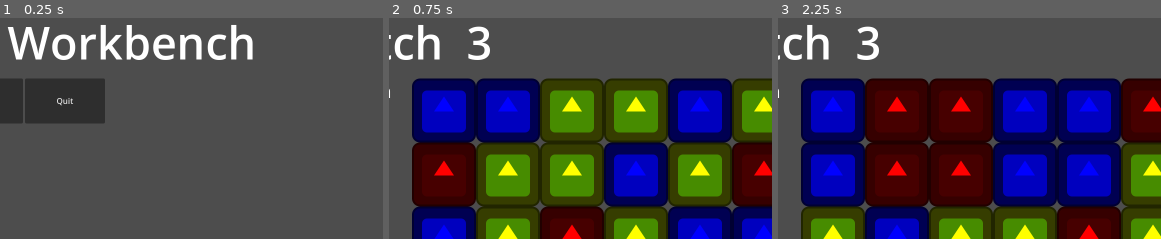
Above: before the commit, frames 1-3 (left to right).
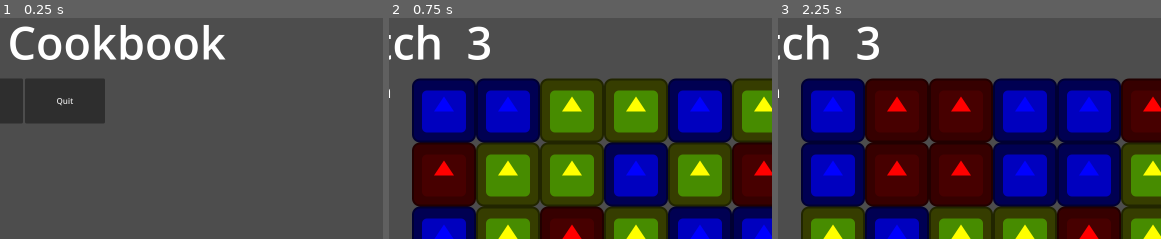
Above: after the commit, the same moments.

Repository: Thorpas/Godot-4-Cookbook
Game: Godot game, scene res://Start.tscn
Two runs of this game, one before a commit and one after it. Both use one fixed random seed, a clock stepped at 60 frames per second and the inputs below. The engine's default icon, where the game draws it, is replaced by a stand-in: a white triangle on a blue panel in a dark square.
Inputs:
- Up to frame 1 (0.25 s): no input
- Up to frame 2 (0.75 s): click "Match 3 V0.8" at 0.5 s
- Up to frame 3 (2.25 s): click "Return" at 1.25 s; click "Match 3 V0.8" at 2 s
The pictures show only the part of the screen within x 13-63%, y 0-50%; the shares and areas given below are measured in that part.

The runs differ from the first frame. In frame 1, 5.3% of the frame differs, in the area x 2-67%, y 3-20%; in frame 2, nothing differs; in frame 3, nothing differs.

Commit message:
Update Match 3 V0.8.3

Diff:
--- a/Start.gd
+++ b/Start.gd
@@ -5,6 +5,6 @@
 
 ## Interface
 func _on_match_3_button_up():
-	get_tree().change_scene_to_packed(load("res://match3/Match3Game.tscn"))
+	get_tree().change_scene_to_packed(load("res://match3/Match3Showcase.tscn"))
 func _on_quit_button_up():
 	get_tree().quit()
--- a/Start.tscn
+++ b/Start.tscn
@@ -11,7 +11,7 @@
 offset_right = 1570.0
 offset_bottom = 124.0
 bbcode_enabled = true
-text = "[font_size=90]TPS Workbench[/font_size]"
+text = "[font_size=90]TPS Cookbook[/font_size]"
 fit_content = true
 
 [node name="GridContainer" type="GridContainer" parent="."]
--- a/match3/Match3Game.gd
+++ b/match3/Match3Showcase.gd
@@ -1,7 +1,14 @@
 extends Node2D
-class_name Match3Game
 
 # Variables
+
+## Initialization
+@export_category("Match 3")
+@export var columns:int = 10
+@export var rows:int = 5
+@export var colors:Array = [&"Blue",&"Green",&"Red"]
+
+## Score
 var _scoreBlue:int = 0
 var _scoreGreen:int = 0
 var _scoreRed:int = 0
@@ -10,10 +17,8 @@
 
 ## Godot
 func _ready():
-	$Match3Grid.initialize_grid(10,5,[&"Blue",&"Green",&"Red"])
+	$Match3Grid.initialize_grid(columns, rows, colors)
 	_update_score(0 ,0 ,0)
-func _on_return_button_up():
-	get_tree().change_scene_to_packed(load("res://Start.tscn"))
 
 ## Interface
 ### Selection
@@ -30,7 +35,6 @@
 			_text += "None"
 	_text += "[/font_size][/center]"
 	$VBoxContainer/Selection.set_text(_text)
-
 ### Score
 func _update_score(blue:int, green:int, red:int):
 	_scoreBlue += blue
@@ -39,3 +43,6 @@
 	$VBoxContainer/Blue.set_text("[center][font_size=36][color=blue]" + str(_scoreBlue) + "[/color][/font_size][/center]")
 	$VBoxContainer/Green.set_text("[center][font_size=36][color=green]" + str(_scoreGreen) + "[/color][/font_size][/center]")
 	$VBoxContainer/Red.set_text("[center][font_size=36][color=red]" + str(_scoreRed) + "[/color][/font_size][/center]")
+### Return Button
+func _on_return_button_up():
+	get_tree().change_scene_to_packed(load("res://Start.tscn"))
--- a/match3/Match3Game.tscn
+++ b/match3/Match3Showcase.tscn
@@ -1,12 +1,12 @@
 [gd_scene load_steps=3 format=3 uid="uid://bidvwtaq80bqn"]
 
-[ext_resource type="Script" path="res://match3/Match3Game.gd" id="1_kovcv"]
-[ext_resource type="PackedScene" uid="uid://cl63jew1kh535" path="res://match3/grid/Match3Grid.tscn" id="2_yegow"]
+[ext_resource type="Script" path="res://match3/Match3Showcase.gd" id="1_42huj"]
+[ext_resource type="PackedScene" uid="uid://cl63jew1kh535" path="res://match3/grid/Match3Grid.tscn" id="2_rrf8v"]
 
 [node name="Match3Game" type="Node2D"]
-script = ExtResource("1_kovcv")
+script = ExtResource("1_42huj")
 
-[node name="RichTextLabel" type="RichTextLabel" parent="."]
+[node name="Title" type="RichTextLabel" parent="."]
 custom_minimum_size = Vector2(1540, 0)
 offset_left = 30.0
 offset_right = 1570.0
--- a/project.godot
+++ b/project.godot
@@ -10,7 +10,7 @@
 
 [application]
 
-config/name="TPS Workbench"
+config/name="TPS Cookbook"
 run/main_scene="res://Start.tscn"
 config/features=PackedStringArray("4.0", "GL Compatibility")
 config/icon="res://icon.svg"
Not shown: 1 places in match3/Match3Showcase.tscn that only renumber resources
